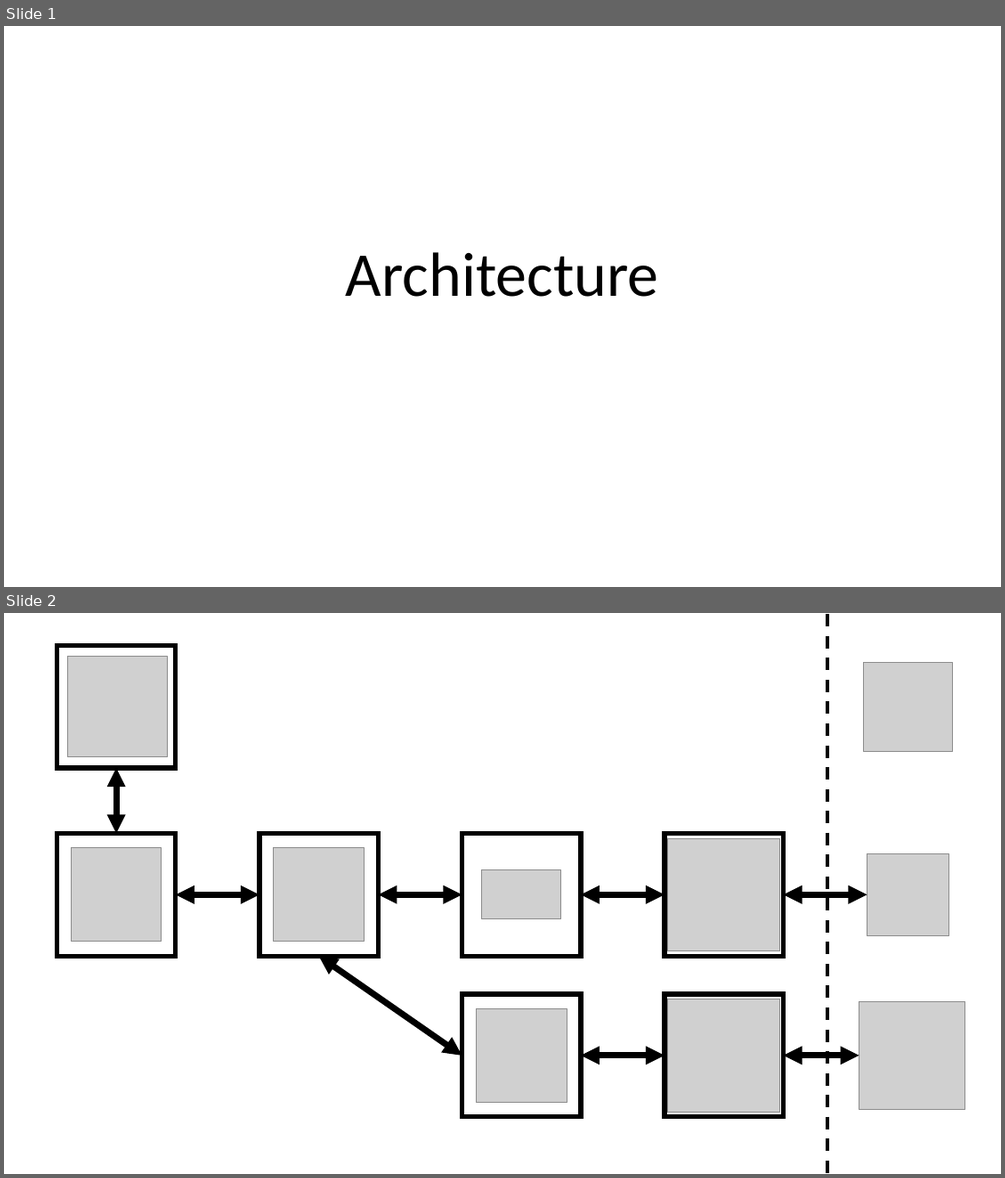
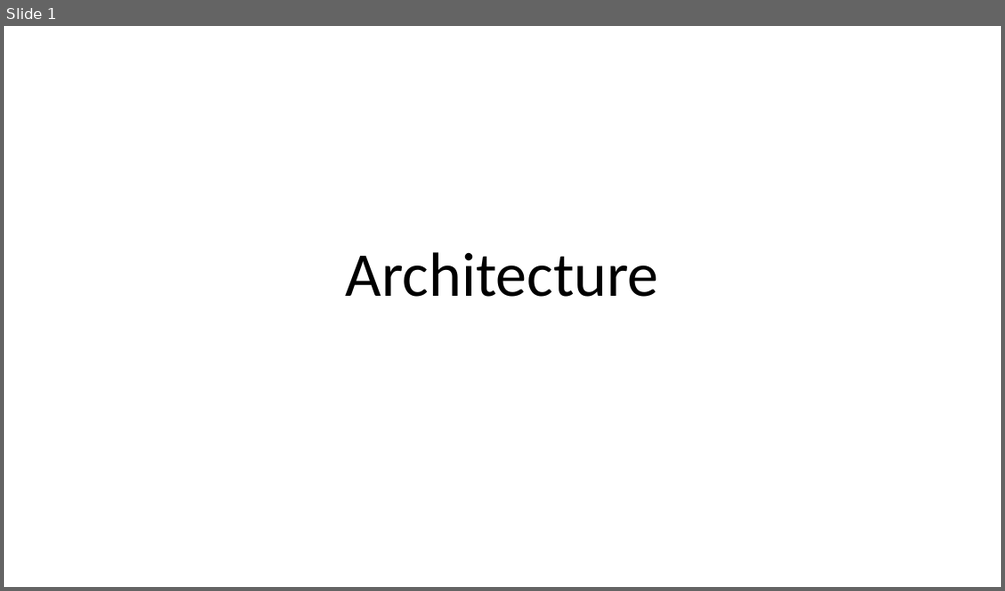
Before and after one commit to Danes99/journalism, a slide deck: docs/pptx/architecture.pptx. Shown one above the other, each under a label of ours: slides 1 and 2 before the commit, slide 1 after it. The pictures are 1005x1178 and 1005x591 pixels, drawn with LibreOffice and Linux fonts; fonts in the diff are those of the drawing; grey boxes stand for pictures. Boxes give left, top, right and bottom in pixels: in the first picture for what was removed or moved away, otherwise in the second. Text is boxed around its words. In the diff, an @@ line names an element or a change of style, - is before the commit and + after.

```diff
--- a/docs/pptx/architecture.pptx
+++ b/docs/pptx/architecture.pptx
@@ slide 2 removed at <box>4,613,1001,1174</box>, background #FFFFFF @@
@@ line removed from (827, 615) to (827, 1174) @@
@@ rectangle removed at <box>57,645,176,768</box> @@
@@ picture removed at <box>67,657,168,756</box> @@
@@ picture removed at <box>863,662,952,751</box> @@
@@ double arrow removed from (116, 834) to (116, 768) @@
@@ rectangle removed at <box>57,834,176,957</box> @@
@@ picture removed at <box>72,848,162,941</box> @@
@@ rectangle removed at <box>259,834,379,957</box> @@
@@ picture removed at <box>273,848,364,941</box> @@
@@ rectangle removed at <box>461,834,581,957</box> @@
@@ rectangle removed at <box>664,834,783,957</box> @@
@@ picture removed at <box>668,838,780,950</box> @@
@@ picture removed at <box>482,870,560,919</box> @@
@@ picture removed at <box>867,854,948,935</box> @@
@@ double arrow removed from (176, 895) to (259, 895) @@
@@ double arrow removed from (461, 895) to (379, 895) @@
@@ double arrow removed from (581, 895) to (664, 895) @@
@@ double arrow removed from (783, 895) to (867, 895) @@
@@ double arrow removed from (319, 957) to (461, 1055) @@
@@ rectangle removed at <box>461,994,581,1116</box> @@
@@ picture removed at <box>476,1008,566,1102</box> @@
@@ rectangle removed at <box>664,994,783,1116</box> @@
@@ picture removed at <box>668,999,780,1111</box> @@
@@ picture removed at <box>859,1001,966,1110</box> @@
@@ double arrow removed from (581, 1055) to (664, 1055) @@
@@ double arrow removed from (783, 1055) to (859, 1055) @@
```
Also in this commit, not shown: 2 slides added, 1 other file.
